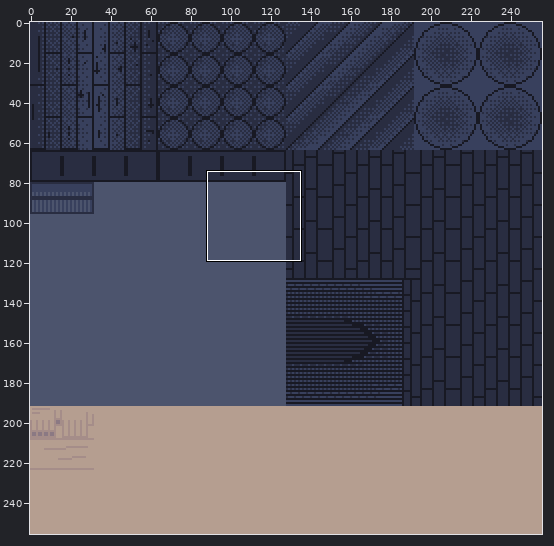
Pixel-art file -- assets/obj/ase_dreadzone_texture.aseprite. Above: a wide view before the commit, with the close-up outlined.
Close-up. Old version:
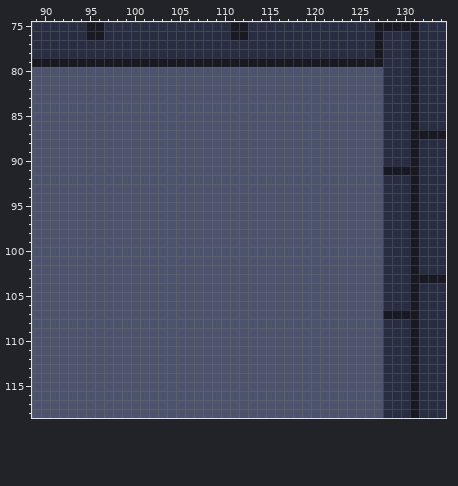
256x256 pixels, 1 frame. Shown: x 89..134, y 75..118.
Once edited:
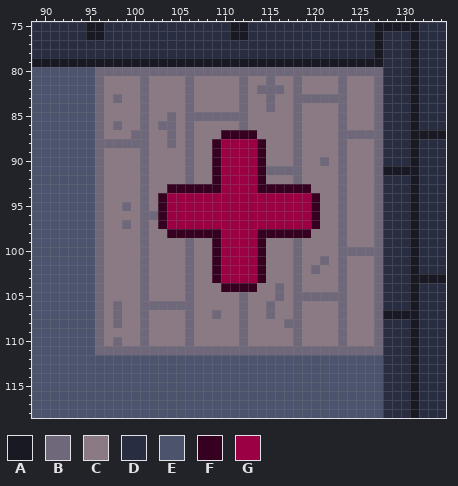
Palette (. is transparent): A #181923  B #6f687a  C #8b7983  D #292d41  E #4c546d  F #360021  G #9c0044
Difference:
layer "World/Health Powerup" added
--- layer "World/Health Powerup"
@@ x 89..134 @@
  79 AAAAAAAAAAAAAAAAAAAAAAAAAAAAAAAAAAAAAAADDDADDD
- 80 EEEEEEEEEEEEEEEEEEEEEEEEEEEEEEEEEEEEEEEDDDADDD
- 81 EEEEEEEEEEEEEEEEEEEEEEEEEEEEEEEEEEEEEEEDDDADDD
- 82 EEEEEEEEEEEEEEEEEEEEEEEEEEEEEEEEEEEEEEEDDDADDD
- 83 EEEEEEEEEEEEEEEEEEEEEEEEEEEEEEEEEEEEEEEDDDADDD
- 84 EEEEEEEEEEEEEEEEEEEEEEEEEEEEEEEEEEEEEEEDDDADDD
- 85 EEEEEEEEEEEEEEEEEEEEEEEEEEEEEEEEEEEEEEEDDDADDD
- 86 EEEEEEEEEEEEEEEEEEEEEEEEEEEEEEEEEEEEEEEDDDADDD
- 87 EEEEEEEEEEEEEEEEEEEEEEEEEEEEEEEEEEEEEEEDDDAAAA
- 88 EEEEEEEEEEEEEEEEEEEEEEEEEEEEEEEEEEEEEEEDDDADDD
- 89 EEEEEEEEEEEEEEEEEEEEEEEEEEEEEEEEEEEEEEEDDDADDD
- 90 EEEEEEEEEEEEEEEEEEEEEEEEEEEEEEEEEEEEEEEDDDADDD
- 91 EEEEEEEEEEEEEEEEEEEEEEEEEEEEEEEEEEEEEEEAAAADDD
- 92 EEEEEEEEEEEEEEEEEEEEEEEEEEEEEEEEEEEEEEEDDDADDD
- 93 EEEEEEEEEEEEEEEEEEEEEEEEEEEEEEEEEEEEEEEDDDADDD
- 94 EEEEEEEEEEEEEEEEEEEEEEEEEEEEEEEEEEEEEEEDDDADDD
- 95 EEEEEEEEEEEEEEEEEEEEEEEEEEEEEEEEEEEEEEEDDDADDD
- 96 EEEEEEEEEEEEEEEEEEEEEEEEEEEEEEEEEEEEEEEDDDADDD
- 97 EEEEEEEEEEEEEEEEEEEEEEEEEEEEEEEEEEEEEEEDDDADDD
- 98 EEEEEEEEEEEEEEEEEEEEEEEEEEEEEEEEEEEEEEEDDDADDD
- 99 EEEEEEEEEEEEEEEEEEEEEEEEEEEEEEEEEEEEEEEDDDADDD
-100 EEEEEEEEEEEEEEEEEEEEEEEEEEEEEEEEEEEEEEEDDDADDD
-101 EEEEEEEEEEEEEEEEEEEEEEEEEEEEEEEEEEEEEEEDDDADDD
-102 EEEEEEEEEEEEEEEEEEEEEEEEEEEEEEEEEEEEEEEDDDADDD
-103 EEEEEEEEEEEEEEEEEEEEEEEEEEEEEEEEEEEEEEEDDDAAAA
-104 EEEEEEEEEEEEEEEEEEEEEEEEEEEEEEEEEEEEEEEDDDADDD
-105 EEEEEEEEEEEEEEEEEEEEEEEEEEEEEEEEEEEEEEEDDDADDD
-106 EEEEEEEEEEEEEEEEEEEEEEEEEEEEEEEEEEEEEEEDDDADDD
-107 EEEEEEEEEEEEEEEEEEEEEEEEEEEEEEEEEEEEEEEAAAADDD
-108 EEEEEEEEEEEEEEEEEEEEEEEEEEEEEEEEEEEEEEEDDDADDD
-109 EEEEEEEEEEEEEEEEEEEEEEEEEEEEEEEEEEEEEEEDDDADDD
-110 EEEEEEEEEEEEEEEEEEEEEEEEEEEEEEEEEEEEEEEDDDADDD
-111 EEEEEEEEEEEEEEEEEEEEEEEEEEEEEEEEEEEEEEEDDDADDD
+ 80 EEEEEEEBBBBBBBBBBBBBBBBBBBBBBBBBBBBBBBBDDDADDD
+ 81 EEEEEEEBCCCCBCCCCBCCCCCBCCBCCBCCCCBCCCBDDDADDD
+ 82 EEEEEEEBCCCCBCCCCBCCCCCBCBBBCBCCCCBCCCBDDDADDD
+ 83 EEEEEEEBCBCCBCCCCBCCCCCBCCBCCBBBBBBCCCBDDDADDD
+ 84 EEEEEEEBCCCCBCCCCBCCCCCBCCBCCBCCCCBCCCBDDDADDD
+ 85 EEEEEEEBCCCCBCCBCBBBBBBBCCCCCBCCCCBCCCBDDDADDD
+ 86 EEEEEEEBCBCCBCBBCBCCCCCBCCCCCBCCCCBCCCBDDDADDD
+ 87 EEEEEEEBCCCBBCCBCBCCCFFFFCCCCBCCCCBBBBBDDDAAAA
+ 88 EEEEEEEBBBBBBCCBCBCCFGGGGFCCCBCCCCBCCCBDDDADDD
+ 89 EEEEEEEBCCCCBCCCCBCCFGGGGFCCCBCCCCBCCCBDDDADDD
+ 90 EEEEEEEBCCCCBCCCCBCCFGGGGFCCCBCCBCBCCCBDDDADDD
+ 91 EEEEEEEBCCCCBCCCCBCCFGGGGFBBBBCCCCBCCCBAAAADDD
+ 92 EEEEEEEBCCCCBCCCCBCCFGGGGFCCCBCCCCBCCCBDDDADDD
+ 93 EEEEEEEBCCCCBCCFFFFFFGGGGFFFFFFCCCBCCCBDDDADDD
+ 94 EEEEEEEBCCCCBCFGGGGGGGGGGGGGGGGFCCBCCCBDDDADDD
+ 95 EEEEEEEBCCBCBCFGGGGGGGGGGGGGGGGFCCBCCCBDDDADDD
+ 96 EEEEEEEBCCCCBBFGGGGGGGGGGGGGGGGFCCBCCCBDDDADDD
+ 97 EEEEEEEBCCBCBCFGGGGGGGGGGGGGGGGFCCBCCCBDDDADDD
+ 98 EEEEEEEBCCCCBCCFFFFFFGGGGFFFFFFCCCBCCCBDDDADDD
+ 99 EEEEEEEBCCCCBCCCCBCCFGGGGFCCCBCCCCBCCCBDDDADDD
+100 EEEEEEEBCCCCBCCCCBCCFGGGGFCCCBCCCCBBBBBDDDADDD
+101 EEEEEEEBCCCCBCCCCBCCFGGGGFCCCBCCBCBCCCBDDDADDD
+102 EEEEEEEBCCCCBCCCCBCCFGGGGFCCCBCBCCBCCCBDDDADDD
+103 EEEEEEEBCCCCBCCCCBCCFGGGGFCCCBCCCCBCCCBDDDAAAA
+104 EEEEEEEBCCCCBCCCCBCCCFFFFCCBCBCCCCBCCCBDDDADDD
+105 EEEEEEEBCCCCBCCCCBCCCCCBCCCBCBBBBBBCCCBDDDADDD
+106 EEEEEEEBCBCCBBBBBBCCCCCBCCBCCBCCCCBCCCBDDDADDD
+107 EEEEEEEBCBCCBCCCCBCCBCCBCCBCCBCCCCBCCCBAAAADDD
+108 EEEEEEEBCBCCBCCCCBCCCCCBCCCCBBCCCCBCCCBDDDADDD
+109 EEEEEEEBCCCCBCCCCBCCCCCBCCCCCBCCCCBCCCBDDDADDD
+110 EEEEEEEBCBCCBCCCCBCCCCCBCCCCCBCCCCBCCCBDDDADDD
+111 EEEEEEEBBBBBBBBBBBBBBBBBBBBBBBBBBBBBBBBDDDADDD
 112 EEEEEEEEEEEEEEEEEEEEEEEEEEEEEEEEEEEEEEEDDDADDD
Changed places in both close-ups, as pixel boxes (x1, y1, x2, y2):
changed: (95, 67, 383, 355)
